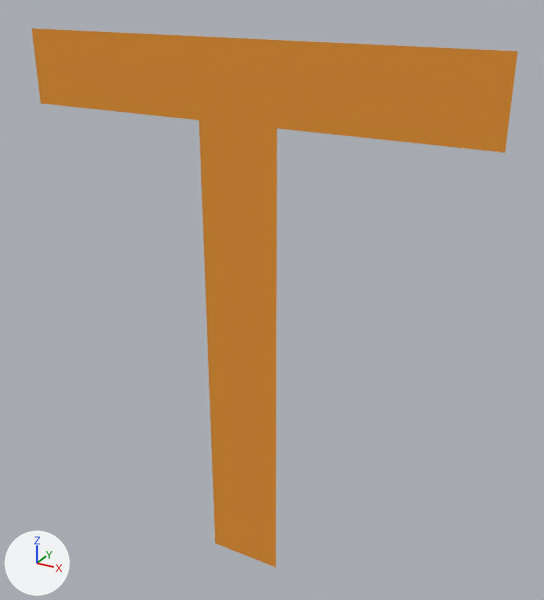
One commit to the Blender file assets/T.blend: the scene before it, then after it.
The view is the same before and after, from a 50 mm lens placed at (0.428, -0.701, 0.406), pointed at (0.025, 0.033, 0.039). The axes (+X, +Y, +Z) are drawn at lower left. The lights are the same throughout.

In view in the first picture: 'Text'.
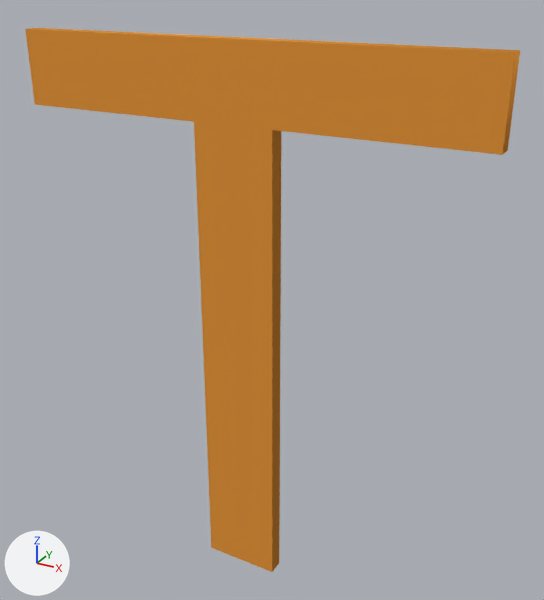
Scene script edits in JSON lines:
```json
{"op": "add", "block": "txt_text", "code": "txt_text.extrude = 0.01"}
```

Pixel boxes (x1, y1, x2, y2) of what changed, in the pictures (544 x 600 px):
```json
{"object": "Text", "change": "reshaped", "before": [32, 28, 518, 567], "after": [25, 28, 520, 572]}
```
